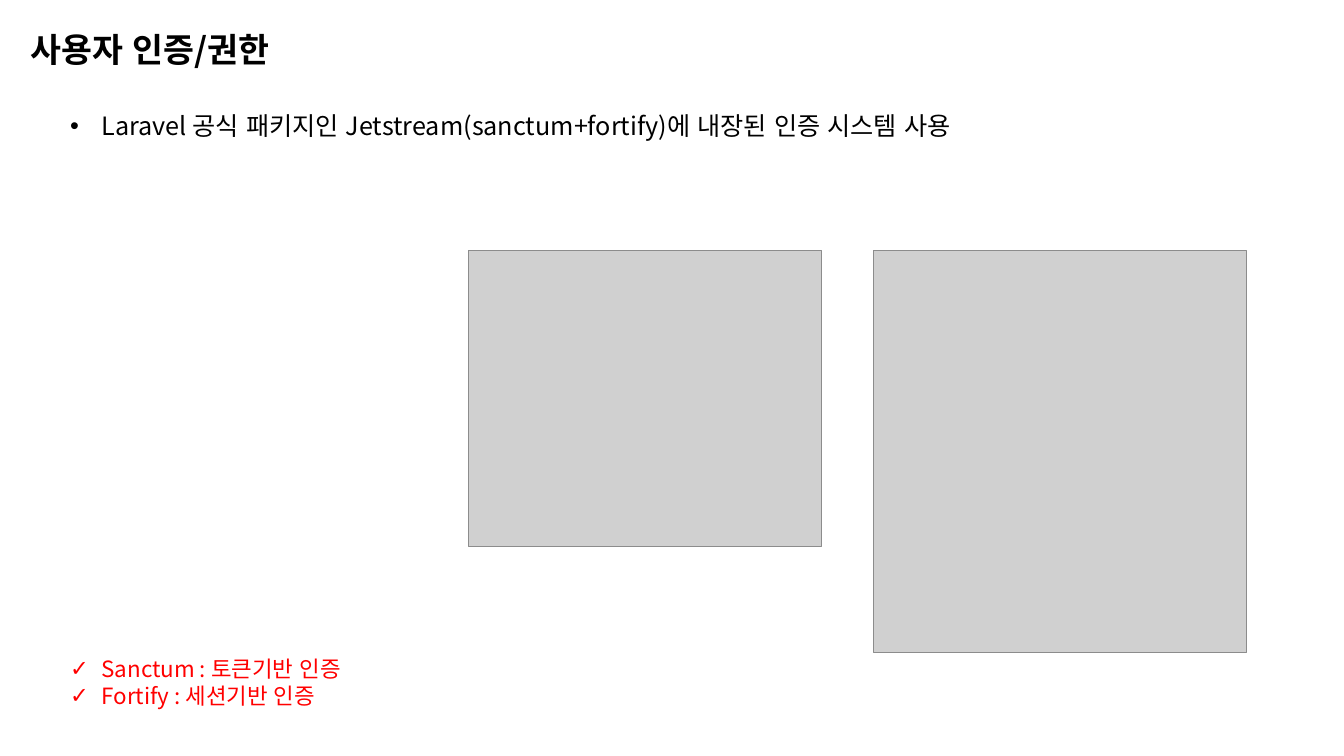
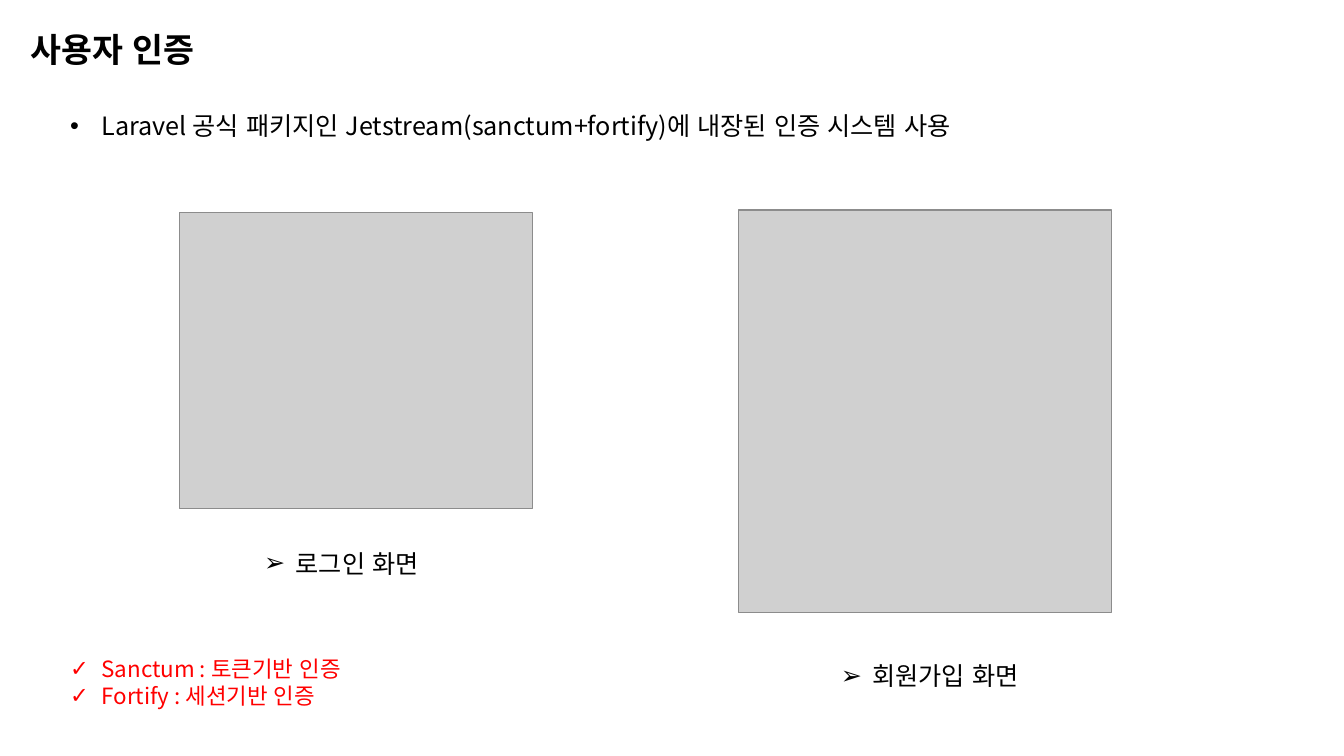
Before and after one commit to ryong890314/laravel-component, a slide deck: slide 3 of doc/Laravel 모듈 개발 - 1차.pptx. Drawn at 1344x756 pixels with LibreOffice and Linux fonts; fonts in the diff are those of the drawing; grey boxes stand for pictures. Boxes give left, top, right and bottom in pixels: in the first picture for what was removed or moved away, otherwise in the second. Text is boxed around its words. In the diff, an @@ line names an element or a change of style, - is before the commit and + after.

```diff
--- a/doc/Laravel 모듈 개발 - 1차.pptx
+++ b/doc/Laravel 모듈 개발 - 1차.pptx
@@ text at [31,34,195,65]: text changed @@
-사용자 인증/권한
+사용자 인증
@@ picture: place and size @@
-picture at [469,250,822,545]
+picture at [179,213,532,508]
@@ picture: place and size @@
-picture at [874,250,1247,652]
+picture at [739,210,1112,612]
@@ text added at [296,552,418,575], 18 pt, text #000000 @@
+➢ 로그인 화면
@@ text added at [872,664,1018,687], 18 pt, text #000000 @@
+➢ 회원가입 화면
```
Also in this commit, not shown: 2 other slides changed, 3 slides added, 5 other files.
